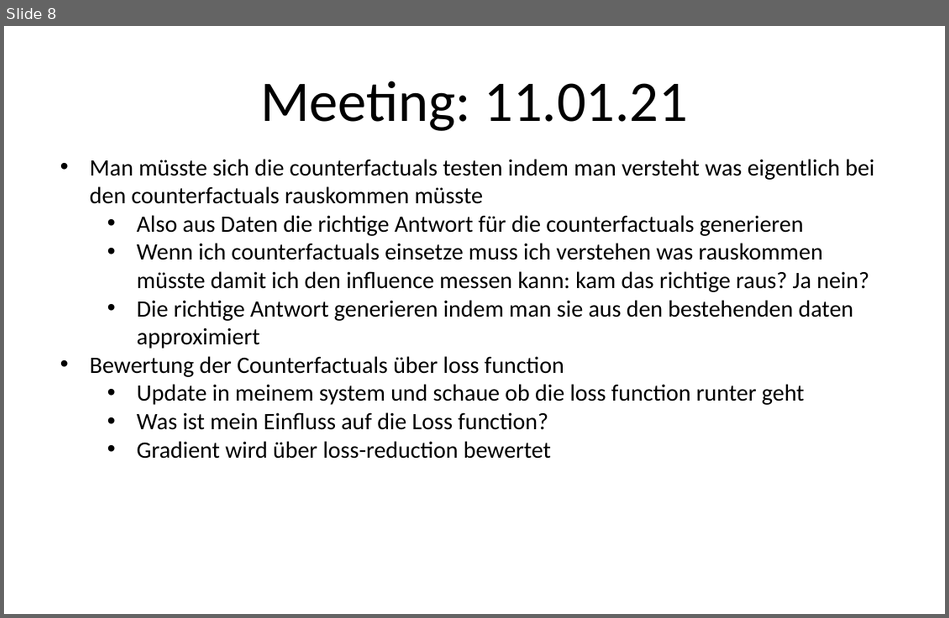
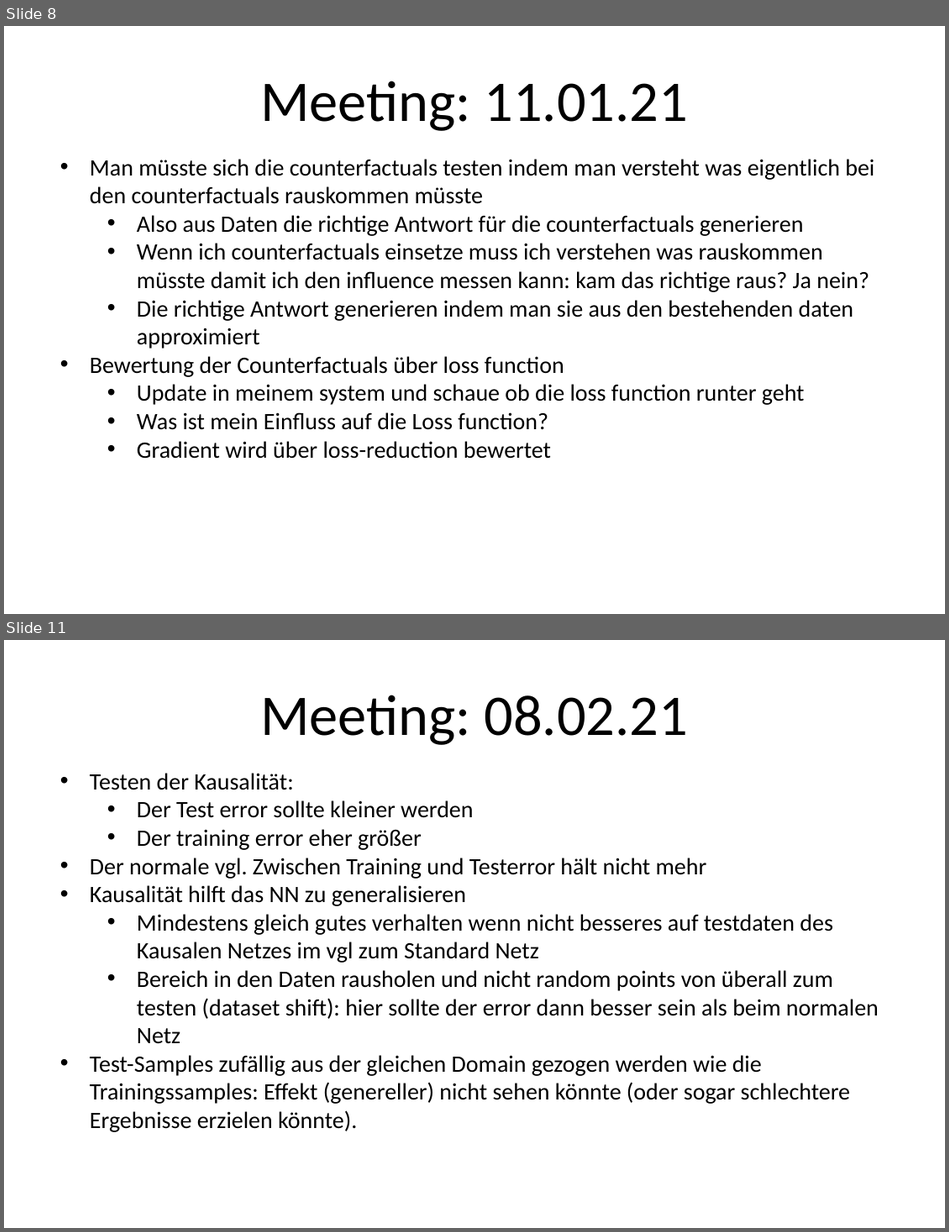
Before and after one commit to kathrinkhadra/Causal-Regularization-Master-Thesis, a slide deck: MeetingNotes.pptx. Shown one above the other, each under a label of ours: slide 8 before the commit, slides 8 and 11 after it; the slides between them are not shown. The pictures are 949x618 and 949x1232 pixels, drawn with LibreOffice and Linux fonts; fonts in the diff are those of the drawing. Boxes give left, top, right and bottom in pixels: in the first picture for what was removed or moved away, otherwise in the second. Text is boxed around its words. In the diff, an @@ line names an element or a change of style, - is before the commit and + after.

```diff
--- a/MeetingNotes.pptx
+++ b/MeetingNotes.pptx
@@ slide 11 added at [4, 640, 945, 1228], background #FFFFFF @@
@@ title added at [260, 695, 688, 745], 44 pt, text #000000 @@
+Meeting: 08.02.21
@@ text added at [90, 773, 878, 1132], 18 pt, text #000000 @@
+• Testen der Kausalität:
+  • Der Test error sollte kleiner werden
+  • Der training error eher größer
+• Der normale vgl. Zwischen Training und Testerror hält nicht mehr
+• Kausalität hilft das NN zu generalisieren
+  • Mindestens gleich gutes verhalten wenn nicht besseres auf testdaten des Kausalen Netzes im vgl zum Standard Netz
+  • Bereich in den Daten rausholen und nicht random points von überall zum testen (dataset shift): hier sollte der error dann besser sein als beim normalen Netz
+• Test-Samples zufällig aus der gleichen Domain gezogen werden wie die Trainingssamples: Effekt (genereller) nicht sehen könnte (oder sogar schlechtere Ergebnisse erzielen könnte).
```
Also in this commit, not shown: 2 other slides added, 2 other files.
